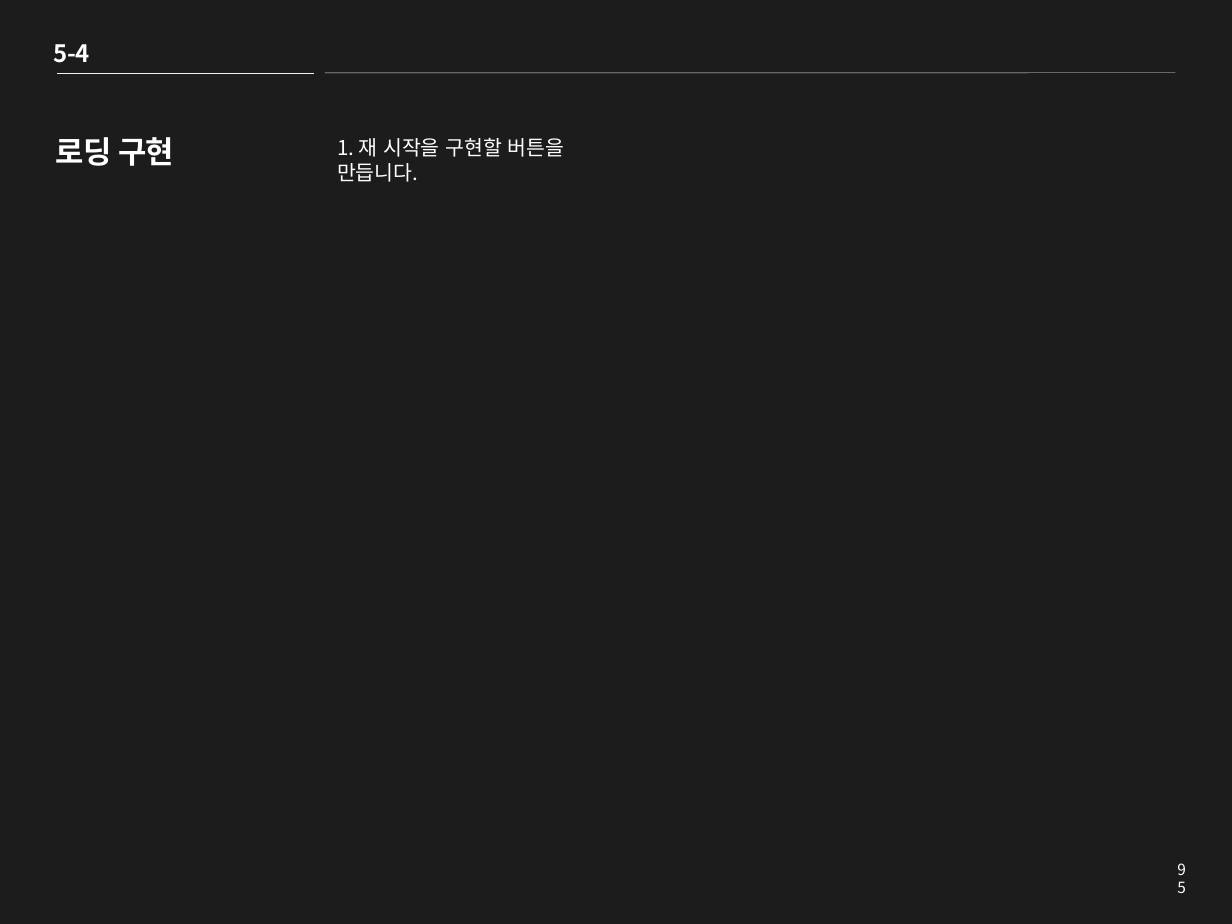
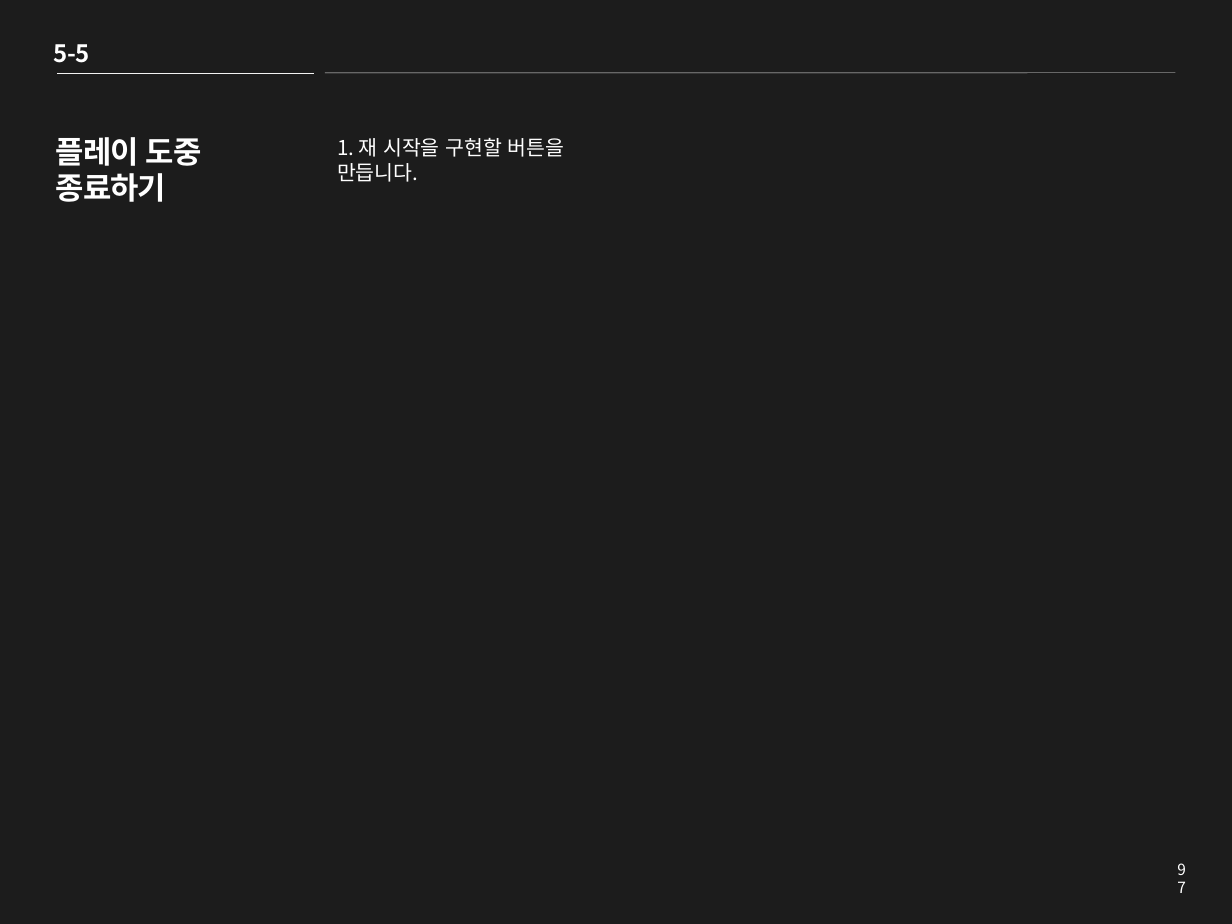
Before and after one commit to clianor/Unity-2D-Roguelike-tutorial, a slide deck: slide 97 of Roguelike PPT.pptx (slide 95 before the commit). Drawn at 1232x924 pixels with LibreOffice and Linux fonts; fonts in the diff are those of the drawing. Boxes give left, top, right and bottom in pixels: in the first picture for what was removed or moved away, otherwise in the second. Text is boxed around its words. In the diff, an @@ line names an element or a change of style, - is before the commit and + after.

```diff
--- a/Roguelike PPT.pptx
+++ b/Roguelike PPT.pptx
@@ text at [54, 44, 89, 63]: text changed @@
-5-4
+5-5
@@ title at [56, 137, 202, 202]: text changed @@
-로딩 구현
+플레이 도중
+종료하기
@@ page number at [1164, 854, 1199, 885]: text changed @@
-95
+97
```
Also in this commit, not shown: 2 other slides changed, 1 slide added, 10 other files.
